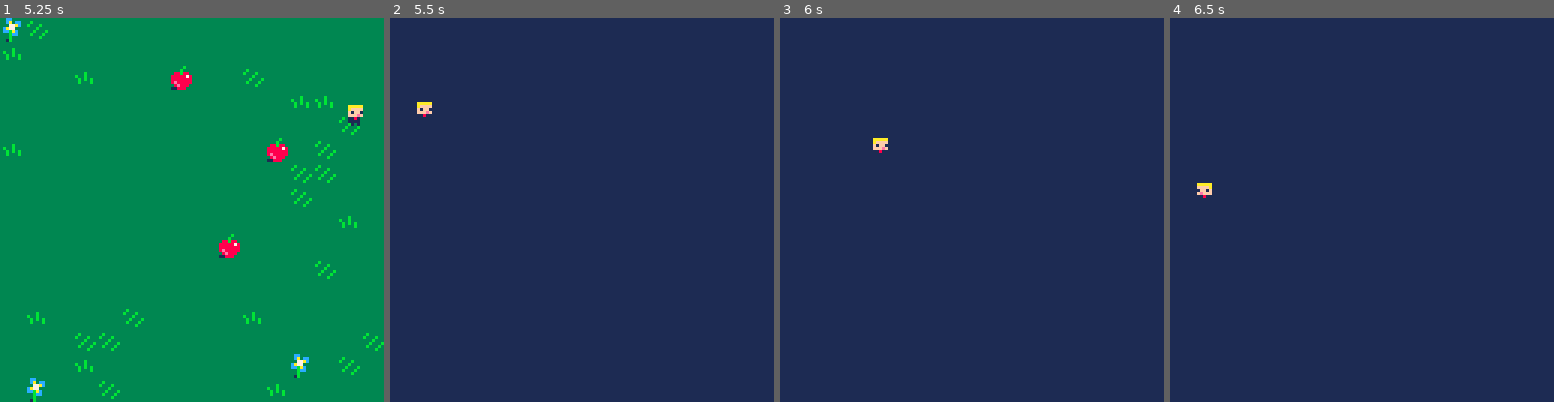
Above: before the commit, frames 1-4 (left to right).
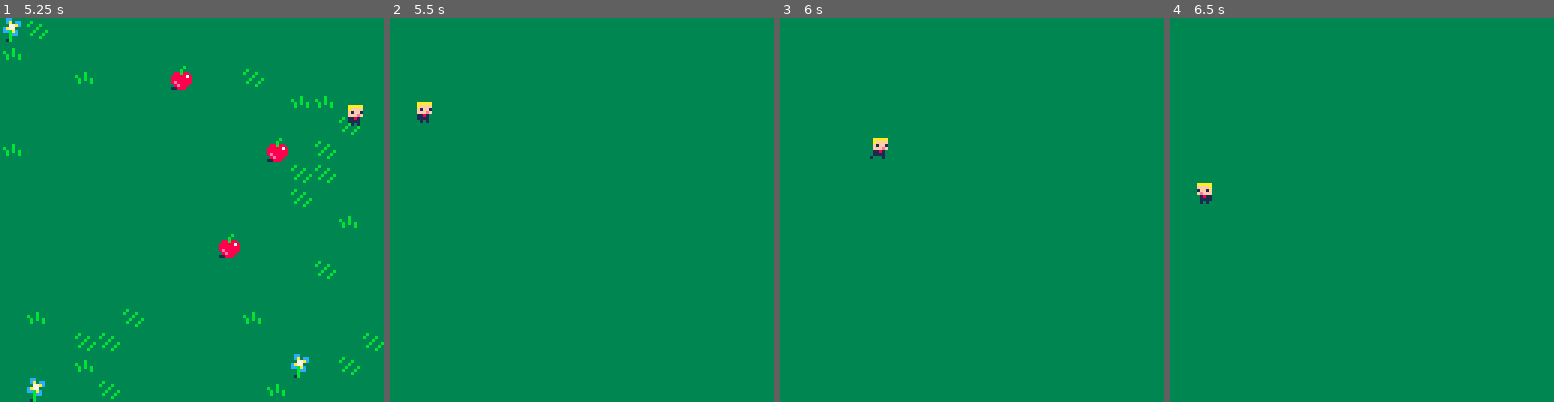
Above: after the commit, the same moments.

Repository: JOlmos98/limbus
Game: PICO-8 cartridge limbus.p8
The game is run twice, just before and just after one commit, with the same random seed, the same clock (stepped at 60 frames per second) and the same inputs.
Inputs:
- Up to frame 1 (5.25 s): hold Right 2.33-3.33 s; hold Right 3.38-4.22 s; hold Up 4.27-4.67 s; hold Right from 4.72 s (still down)
- Up to frame 2 (5.5 s): keep holding Right
- Up to frame 3 (6 s): release Right at 5.72 s; hold Down from 5.77 s (still down)
- Up to frame 4 (6.5 s): release Down at 6.1 s; hold Left from 6.15 s (still down)

Frame 1 is identical in both runs. In frame 2, 100% of the frame differs, in the area x 0-100%, y 0-100%; in frame 3, 100%; in frame 4, 100%.

Commit message:
feat: primer boceto de Ludex.

Diff:
--- a/limbus.p8
+++ b/limbus.p8
@@ -221,42 +221,83 @@
 
 
 
+…(40 lines of a section not shown)…
 __map__
 0000000000000000000000000000000000000000000000000000000000000000000000000000000000000000000000000000000000000000000000000000000000000000000000000000000000000000000000000000000000000000000000000000000000000000000000000000000000000000000000000000000000000000
 0000000000000000000000000000000000000000000000000000000000000000000000000000000000000000000000000000000000000000000000000000000000000000000000000000000000000000000000000000000000000000000000000000000000000000000000000000000000000000000000000000000000000000
-0000000000000000000000000000000000000000000000000000000000000000000000000000000000000000000000000000000000000000000000000000000000000000000000000000000000000000000000000000000000000000000000000000000000000000000000000000000000000000000000000000000000000000
-0000000000000000000000000000000000000000000000000000000000000000000000000000000000000000000000000000000000000000000000000000000000000000000000000000000000000000000000000000000000000000000000000000000000000000000000000000000000000000000000000000000000000000
-0000000000000000000000000000000000000000000000000000000000000000000000000000000000000000000000000000000000000000000000000000000000000000000000000000000000000000000000000000000000000000000000000000000000000000000000000000000000000000000000000000000000000000
-0000000000000000000000000000000000000000000000000000000000000000000000000000000000000000000000000000000000000000000000000000000000000000000000000000000000000000000000000000000000000000000000000000000000000000000000000000000000000000000000000000000000000000
-0000000000000000000000000000000000000000000000000000000000000000000000000000000000000000000000000000000000000000000000000000000000000000000000000000000000000000000000000000000000000000000000000000000000000000000000000000000000000000000000000000000000000000
-0000000000000000000000000000000000000000000000000000000000000000000000000000000000000000000000000000000000000000000000000000000000000000000000000000000000000000000000000000000000000000000000000000000000000000000000000000000000000000000000000000000000000000
-0000000000000000000000000000000000000000000000000000000000000000000000000000000000000000000000000000000000000000000000000000000000000000000000000000000000000000000000000000000000000000000000000000000000000000000000000000000000000000000000000000000000000000
-0000000000000000000000000000000000000000000000000000000000000000000000000000000000000000000000000000000000000000000000000000000000000000000000000000000000000000000000000000000000000000000000000000000000000000000000000000000000000000000000000000000000000000
-0000000000000000000000000000000000000000000000000000000000000000000000000000000000000000000000000000000000000000000000000000000000000000000000000000000000000000000000000000000000000000000000000000000000000000000000000000000000000000000000000000000000000000
-0000000000000000000000000000000000000000000000000000000000000000000000000000000000000000000000000000000000000000000000000000000000000000000000000000000000000000000000000000000000000000000000000000000000000000000000000000000000000000000000000000000000000000
-0000000000000000000000000000000000000000000000000000000000000000000000000000000000000000000000000000000000000000000000000000000000000000000000000000000000000000000000000000000000000000000000000000000000000000000000000000000000000000000000000000000000000000
-0000000000000000000000000000000000000000000000000000000000000000000000000000000000000000000000000000000000000000000000000000000000000000000000000000000000000000000000000000000000000000000000000000000000000000000000000000000000000000000000000000000000000000
-0000000000000000000000000000000000000000000000000000000000000000000000000000000000000000000000000000000000000000000000000000000000000000000000000000000000000000000000000000000000000000000000000000000000000000000000000000000000000000000000000000000000000000
-0000000000000000000000000000000000000000000000000000000000000000000000000000000000000000000000000000000000000000000000000000000000000000000000000000000000000000000000000000000000000000000000000000000000000000000000000000000000000000000000000000000000000000
-000000000000000000000000000000000e0e0e0f0e0e0e0e0e0e0e0e0e0e0e0e0d0b0e0e0e0e0e0e0e0e0e0e0e0e0e0e0000000000000000000000000000000000000000000000000000000000000000000000000000000000000000000000000000000000000000000000000000000000000000000000000000000000000000
-000000000000000000000000000000000e0e0c0e0e0e0e0f0e0e0e0e0e0e0e0e0c0e0e0e0e0e0e0e0e0e0e0e0e0e0e0e0000000000000000000000000000000000000000000000000000000000000000000000000000000000000000000000000000000000000000000000000000000000000000000000000000000000000000
-000000000000000000000000000000000e0e0e0e0e0c0e0e0e0e0e0e0e0f0e0e0e0e0e0c0e0e0e0a0e0e0b0e0e0e0e0e0000000000000000000000000000000000000000000000000000000000000000000000000000000000000000000000000000000000000000000000000000000000000000000000000000000000000000
-000000000000000000000000000000000e0e0e0c0c0e0e0e0b0e0e0e0e0e0e0e0e0e0e0e0e0e0e0e0e0e0e0e0c0c0e0e0000000000000000000000000000000000000000000000000000000000000000000000000000000000000000000000000000000000000000000000000000000000000000000000000000000000000000
-000000000000000000000000000000000e0e0e0e0e0e0e0e0e0e0e0e0e0e0e0e0e0e0e0e0e0e0e0e0e0e0e0e0e0e0f0e0000000000000000000000000000000000000000000000000000000000000000000000000000000000000000000000000000000000000000000000000000000000000000000000000000000000000000
-000000000000000000000000000000000e0e0e0e0e0e0e0e0e0e0e0e0e0d0e0e0c0e0e0e0e0e0e0e0e0e0e0a0e0f0e0e0000000000000000000000000000000000000000000000000000000000000000000000000000000000000000000000000000000000000000000000000000000000000000000000000000000000000000
-000000000000000000000000000000000e0e0f0e0e0e0e0e0e0e0e0e0e0e0e0e0e0e0e0e0e0e0e0e0e0e0e0e0f0b0e0e0000000000000000000000000000000000000000000000000000000000000000000000000000000000000000000000000000000000000000000000000000000000000000000000000000000000000000
-000000000000000000000000000000000e0e0e0e0e0e0e0e0e0e0e0e0e0e0e0e0e0e0e0e0e0e0e0e0e0e0e0e0f0e0e0e0000000000000000000000000000000000000000000000000000000000000000000000000000000000000000000000000000000000000000000000000000000000000000000000000000000000000000
-000000000000000000000000000000000e0e0e0e0e0e0e0e0e0e0e0e0e0c0e0e0e0e0e0e0e0e0e0e0e0e0e0e0e0e0c0e0000000000000000000000000000000000000000000000000000000000000000000000000000000000000000000000000000000000000000000000000000000000000000000000000000000000000000
-000000000000000000000000000000000e0e0e0e0e0e0e0e0e0e0e0e0e0e0d0e0e0e0e0e0e0e0e0e0e0a0e0e0e0e0e0e0000000000000000000000000000000000000000000000000000000000000000000000000000000000000000000000000000000000000000000000000000000000000000000000000000000000000000
-000000000000000000000000000000000e0e0e0e0e0e0e0e0e0e0e0e0e0e0e0e0e0e0e0e0e0e0e0e0e0e0e0e0e0f0e0e0000000000000000000000000000000000000000000000000000000000000000000000000000000000000000000000000000000000000000000000000000000000000000000000000000000000000000
-000000000000000000000000000000000e0d0e0e0e0e0e0e0e0e0e0e0e0e0e0e0e0e0e0e0e0e0e0e0e0e0e0e0e0e0e0e0000000000000000000000000000000000000000000000000000000000000000000000000000000000000000000000000000000000000000000000000000000000000000000000000000000000000000
-000000000000000000000000000000000e0e0e0e0e0e0e0e0e0e0e0e0e0e0b0e0e0c0e0e0e0f0e0e0e0e0c0e0e0e0e0e0000000000000000000000000000000000000000000000000000000000000000000000000000000000000000000000000000000000000000000000000000000000000000000000000000000000000000
-000000000000000000000000000000000e0e0e0e0e0e0c0e0e0e0e0e0e0c0e0e0e0e0e0f0f0e0e0e0e0e0e0e0e0e0e0f0000000000000000000000000000000000000000000000000000000000000000000000000000000000000000000000000000000000000000000000000000000000000000000000000000000000000000
-000000000000000000000000000000000e0e0e0c0e0e0f0e0e0e0f0e0e0c0e0c0e0e0e0c0e0e0e0e0e0e0e0e0d0e0f0e0000000000000000000000000000000000000000000000000000000000000000000000000000000000000000000000000000000000000000000000000000000000000000000000000000000000000000
-000000000000000000000000000000000e0e0e0e0e0b0e0e0e0e0e0e0e0e0b0e0e0d0e0e0f0e0e0e0e0e0e0c0e0e0e0e0000000000000000000000000000000000000000000000000000000000000000000000000000000000000000000000000000000000000000000000000000000000000000000000000000000000000000
-…(6 lines of a section not shown)…
+00000000000e0e0e0e0e0e0e0e0e0e0e0e0e0e0e0e0e0e0e0e0e0e0e0e0e0e0e0e0e0e0e0e0e0e0e0e0e0e0e0e0e0e0e0e0e0e0e0e0e0e0e0e0e0e0e0e0e0e0e0e0e0e0e0e0000000000000000000000000000000000000000000000000000000000000000000000000000000000000000000000000000000000000000000000
+00000000000e0e0e0e0e0e0e0e0e0e0e0e0e0e0e0e0e0e0e0e0e0e0e0e0e0e0e0e0e0e0e0e0e0e0e0e0e0e0e0e0e0e0e0e0e0e0e0e0e0e0e0e0e0e0e0e0e0e0e0e0e0e0e0e0000000000000000000000000000000000000000000000000000000000000000000000000000000000000000000000000000000000000000000000
+00000000000e0e0e0e0e0e0e0e0e0e0e0e0e0e0e0e0e0e0e0e0e0e0e0e0e0e0e0e0e0e0e0e0e0e0e0e0e0e0e0e0e0e0e0e0e0e0e0e0e0e0e0e0e0e0e0e0e0e0e0e0e0e0e0e0000000000000000000000000000000000000000000000000000000000000000000000000000000000000000000000000000000000000000000000
+00000000000e0e0e0e0e0e0e0e0e0e0e0e0e0e0e0e0e0e0e0e0e0e0e0e0e0e0e0e0e0e0e0e0e0e0e0e0e0e0e0e0e0e0e0e0e0e0e0e0e0e0e0e0e0e0e0e0e0e0e0e0e0e0e0e0000000000000000000000000000000000000000000000000000000000000000000000000000000000000000000000000000000000000000000000
+00000000000e0e0e0e0e0e0e0e0e0e0e0e0e0e0e0e0e0e0e0e0e0e0e0e0e0e0e0e0e0e0e0e0e0e0e0e0e0e0e0e0e0e0e0e0e0e0e0e0e0e0e0e0e0e0e0e0e0e0e0e0e0e0e0e0000000000000000000000000000000000000000000000000000000000000000000000000000000000000000000000000000000000000000000000
+00000000000e0e0e0e0e0e0e0e0e0e0e0e0e0e0e0e0e0e0e0e0e0e0e0e0e0e0e0e0e0e0e0e0e0e0e0e0e0e0e0e0e0e0e0e0e0e0e0e0e0e0e0e0e0e0e0e0e0e0e0e0e0e0e0e0000000000000000000000000000000000000000000000000000000000000000000000000000000000000000000000000000000000000000000000
+00000000000e0e0e0e0e0e0e0e0e0e0e0e0e0e0e0e0e0e0e0e0e0e0e0e0e0e0e0e0e0e0e0e0e0e0e0e0e0e0e0e0e0e0e0e0e0e0e0e0e0e0e0e0e0e0e0e0e0e0e0e0e0e0e0e0000000000000000000000000000000000000000000000000000000000000000000000000000000000000000000000000000000000000000000000
+00000000000e0e0e0e0e0e0e0e0e0e0e0e0e0e0e0e0e0e0e0e0e0e0e0e0e0e0e0e0e0e0e0e0e0e0e0e0e0e0e0e0e0e0e0e0e0e0e0e0e0e0e0e0e0e0e0e0e0e0e0e0e0e0e0e0000000000000000000000000000000000000000000000000000000000000000000000000000000000000000000000000000000000000000000000
+00000000000e0e0e0e0e0e0e0e0e0e0e0e0e0e0e0e0e0e0e0e0e0e0e0e0e0e0e0e0e0e0e0e0e0e0e0e0e0e0e0e0e0e0e0e0e0e0e0e0e0e0e0e0e0e0e0e0e0e0e0e0e0e0e0e0000000000000000000000000000000000000000000000000000000000000000000000000000000000000000000000000000000000000000000000
+00000000000e0e0e0e0e0e0e0e0e0e0e0e0e0e0e0e0e0e0e0e0e0e0e0e0e0e0e0e0e0e0e0e0e0e0e0e0e0e0e0e0e0e0e0e0e0e0e0e0e0e0e0e0e0e0e0e0e0e0e0e0e0e0e0e0000000000000000000000000000000000000000000000000000000000000000000000000000000000000000000000000000000000000000000000
+00000000000e0e0e0e0e0e0e0e0e0e0e0e0e0e0e0e0e0e0e0e0e0e0e0e0e0e0e0e0e0e0e0e0e0e0e0e0e0e0e0e0e0e0e0e0e0e0e0e0e0e0e0e0e0e0e0e0e0e0e0e0e0e0e0e0000000000000000000000000000000000000000000000000000000000000000000000000000000000000000000000000000000000000000000000
+00000000000e0e0e0e0e0e0e0e0e0e0e0e0e0e0e0e0e0e0e0e0e0e0e0e0e0e0e0e0e0e0e0e0e0e0e0e0e0e0e0e0e0e0e0e0e0e0e0e0e0e0e0e0e0e0e0e0e0e0e0e0e0e0e0e0000000000000000000000000000000000000000000000000000000000000000000000000000000000000000000000000000000000000000000000
+00000000000e0e0e0e0e0e0e0e0e0e0e0e0e0e0e0e0e0e0e0e0e0e0e0e0e0e0e0e0e0e0e0e0e0e0e0e0e0e0e0e0e0e0e0e0e0e0e0e0e0e0e0e0e0e0e0e0e0e0e0e0e0e0e0e0000000000000000000000000000000000000000000000000000000000000000000000000000000000000000000000000000000000000000000000
+00000000000e0e0e0e0e0e0e0e0e0e0e0e0e0e0e0e0e0e0e0e0e0e0e0e0e0e0e0e0e0e0e0e0e0e0e0e0e0e0e0e0e0e0e0e0e0e0e0e0e0e0e0e0e0e0e0e0e0e0e0e0e0e0e0e0000000000000000000000000000000000000000000000000000000000000000000000000000000000000000000000000000000000000000000000
+00000000000e0e0e0e0e0e0e0e0e0e0e0e0e0e0f0e0e0e0e0e0e0e0e0e0e0e0e0d0b0e0e0e0e0e0e0e0e0e0e0e0e0e0e0e0e0e0e0e0e0e0e0e0e0e0e0e0e0e0e0e0e0e0e0e0000000000000000000000000000000000000000000000000000000000000000000000000000000000000000000000000000000000000000000000
+00000000000e0e0e0e0e0e0e0e0e0e0e0e0e0c0e0e0e0e0f0e0e0e0e0e0e0e0e0c0e0e0e0e0e0e0e0e0e0e0e0e0e0e0e0e0e0e0e0e0e0e0e0e0e0e0e0e0e0e0e0e0e0e0e0e0000000000000000000000000000000000000000000000000000000000000000000000000000000000000000000000000000000000000000000000
+00000000000e0e0e0e0e0e0e0e0e0e0e0e0e0e0e0e0c0e0e0e0e0e0e0e0f0e0e0e0e0e0c0e0e0e0a0e0e0b0e0e0e0e0e0e0e0e0e0e0e0e0e0e0e0e0e0e0e0e0e0e0e0e0e0e0000000000000000000000000000000000000000000000000000000000000000000000000000000000000000000000000000000000000000000000
+00000000000e0e0e0e0e0e0e0e0e0e0e0e0e0e0c0c0e0e0e0b0e0e0e0e0e0e0e0e0e0e0e0e0e0e0e0e0e0e0e0c0c0e0e0e0e0e0e0e0e0e0e0e0e0e0e0e0e0e0e0e0e0e0e0e0000000000000000000000000000000000000000000000000000000000000000000000000000000000000000000000000000000000000000000000
+00000000000e0e0e0e0e0e0e0e0e0e0e0e0e0e0e0e0e0e0e0e0e0e0e0e0e0e0e0e0e0e0e0e0e0e0e0e0e0e0e0e0e0f0e0e0e0e0e0e0e0e0e0e0e0e0e0e0e0e0e0e0e0e0e0e0000000000000000000000000000000000000000000000000000000000000000000000000000000000000000000000000000000000000000000000
+00000000000e0e0e0e0e0e0e0e0e0e0e0e0e0e0e0e0e0e0e0e0e0e0e0e0d0e0e0c0e0e0e0e0e0e0e0e0e0e0a0e0f0e0e0e0e0e0e0e0e0e0e0e0e0e0e0e0e0e0e0e0e0e0e0e0000000000000000000000000000000000000000000000000000000000000000000000000000000000000000000000000000000000000000000000
+00000000000e0e0e0e0e0e0e0e0e0e0e0e0e0f0e0e0e0e0e0e0e0e0e0e0e0e0e0e0e0e0e0e0e0e0e0e0e0e0e0f0b0e0e0e0e0e0e0e0e0e0e0e0e0e0e0e0e0e0e0e0e0e0e0e0000000000000000000000000000000000000000000000000000000000000000000000000000000000000000000000000000000000000000000000
+00000000000e0e0e0e0e0e0e0e0e0e0e0e0e0e0e0e0e0e0e0e0e0e0e0e0e0e0e0e0e0e0e0e0e0e0e0e0e0e0e0f0e0e0e0e0e0e0e0e0e0e0e0e0e0e0e0e0e0e0e0e0e0e0e0e0000000000000000000000000000000000000000000000000000000000000000000000000000000000000000000000000000000000000000000000
+00000000000e0e0e0e0e0e0e0e0e0e0e0e0e0e0e0e0e0e0e0e0e0e0e0e0c0e0e0e0e0e0e0e0e0e0e0e0e0e0e0e0e0c0e0e0e0e0e0e0e0e0e0e0e0e0e0e0e0e0e0e0e0e0e0e0000000000000000000000000000000000000000000000000000000000000000000000000000000000000000000000000000000000000000000000
+00000000000e0e0e0e0e0e0e0e0e0e0e0e0e0e0e0e0e0e0e0e0e0e0e0e0e0d0e0e0e0e0e0e0e0e0e0e0a0e0e0e0e0e0e0e0e0e0e0e0e0e0e0e0e0e0e0e0e0e0e0e0e0e0e0e0000000000000000000000000000000000000000000000000000000000000000000000000000000000000000000000000000000000000000000000
+00000000000e0e0e0e0e0e0e0e0e0e0e0e0e0e0e0e0e0e0e0e0e0e0e0e0e0e0e0e0e0e0e0e0e0e0e0e0e0e0e0e0f0e0e0e0e0e0e0e0e0e0e0e0e0e0e0e0e0e0e0e0e0e0e0e0000000000000000000000000000000000000000000000000000000000000000000000000000000000000000000000000000000000000000000000
+00000000000e0e0e0e0e0e0e0e0e0e0e0e0d0e0e0e0e0e0e0e0e0e0e0e0e0e0e0e0e0e0e0e0e0e0e0e0e0e0e0e0e0e0e0e0e0e0e0e0e0e0e0e0e0e0e0e0e0e0e0e0e0e0e0e0000000000000000000000000000000000000000000000000000000000000000000000000000000000000000000000000000000000000000000000
+00000000000e0e0e0e0e0e0e0e0e0e0e0e0e0e0e0e0e0e0e0e0e0e0e0e0e0b0e0e0c0e0e0e0f0e0e0e0e0c0e0e0e0e0e0e0e0e0e0e0e0e0e0e0e0e0e0e0e0e0e0e0e0e0e0e0000000000000000000000000000000000000000000000000000000000000000000000000000000000000000000000000000000000000000000000
+00000000000e0e0e0e0e0e0e0e0e0e0e0e0e0e0e0e0e0c0e0e0e0e0e0e0c0e0e0e0e0e0f0f0e0e0e0e0e0e0e0e0e0e0f0e0e0e0e0e0e0e0e0e0e0e0e0e0e0e0e0e0e0e0e0e0000000000000000000000000000000000000000000000000000000000000000000000000000000000000000000000000000000000000000000000
+00000000000e0e0e0e0e0e0e0e0e0e0e0e0e0e0c0e0e0f0e0e0e0f0e0e0c0e0c0e0e0e0c0e0e0e0e0e0e0e0e0d0e0f0e0e0e0e0e0e0e0e0e0e0e0e0e0e0e0e0e0e0e0e0e0e0000000000000000000000000000000000000000000000000000000000000000000000000000000000000000000000000000000000000000000000
+00000000000e0e0e0e0e0e0e0e0e0e0e0e0e0e0e0e0b0e0e0e0e0e0e0e0e0b0e0e0d0e0e0f0e0e0e0e0e0e0c0e0e0e0e0e0e0e0e0e0e0e0e0e0e0e0e0e0e0e0e0e0e0e0e0e0000000000000000000000000000000000000000000000000000000000000000000000000000000000000000000000000000000000000000000000
+…(7 lines of a section not shown)…
Not shown, changed: 93 lines of the sprite sheet (__gfx__) section of limbus.p8
Not shown, changed: the music (__music__) section of limbus.p8
Not shown, changed: the sound effects (__sfx__) section of limbus.p8
